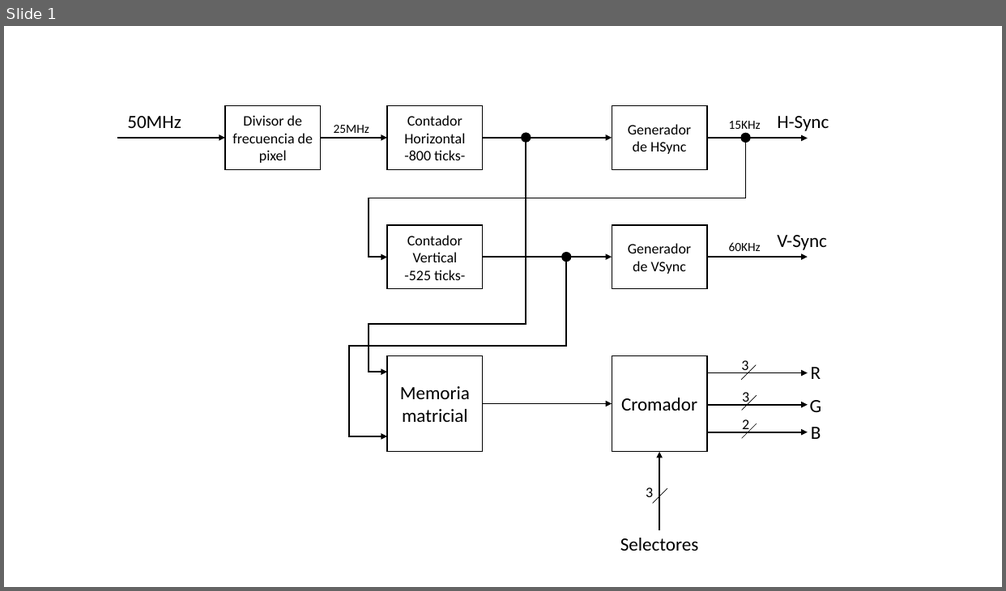
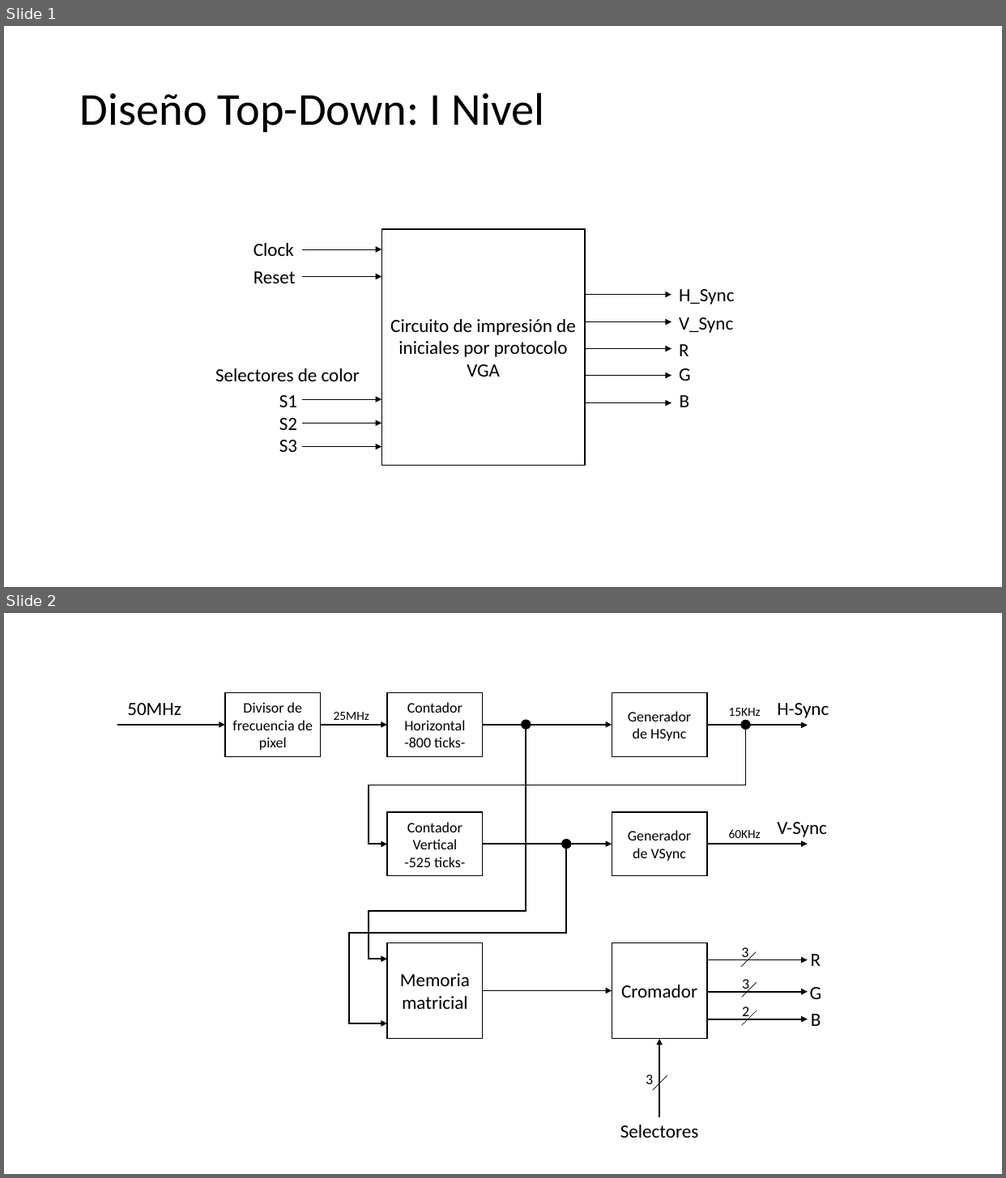
Before and after one commit to luiso1530/DigitalesTEC, a slide deck: Proyecto 1/Diseño/Bosquejo de bloques.pptx. Shown one above the other, each under a label of ours: slide 1 before the commit, slides 1 and 2 after it. The pictures are 1006x591 and 1006x1178 pixels, drawn with LibreOffice and Linux fonts; fonts in the diff are those of the drawing. Boxes give left, top, right and bottom in pixels: in the first picture for what was removed or moved away, otherwise in the second. Text is boxed around its words. In the diff, an @@ line names an element or a change of style, - is before the commit and + after.

Commit message:
Actualización del nivel I

```diff
--- a/Proyecto 1/Diseño/Bosquejo de bloques.pptx
+++ b/Proyecto 1/Diseño/Bosquejo de bloques.pptx
@@ slide 1 added at box(4, 26, 1002, 587), background #FFFFFF @@
@@ title added at box(80, 92, 544, 132), 44 pt, text #000000 @@
+Diseño Top-Down: I Nivel
@@ text added at box(253, 243, 294, 256), 18 pt, text #000000 @@
+Clock
@@ rectangle added at box(382, 241, 401, 259), fill #5B9BD5, outline #43739E 1 pt @@
@@ rectangle added at box(382, 229, 586, 466), fill #FFFFFF, outline #000000 1 pt, 18 pt, text #000000 @@
+Circuito de impresión de iniciales por protocolo VGA
@@ arrow added from (302, 250) to (382, 250), #000000 0.5 pt @@
@@ rectangle added at box(382, 268, 401, 287), fill #5B9BD5, outline #43739E 1 pt @@
@@ text added at box(253, 271, 296, 284), 18 pt, text #000000 @@
+Reset
@@ arrow added from (302, 277) to (382, 277), #000000 0.5 pt @@
@@ rectangle added at box(566, 286, 585, 305), fill #5B9BD5, outline #43739E 1 pt @@
@@ text added at box(679, 289, 735, 305), 18 pt, text #000000 @@
+H_Sync
@@ rectangle added at box(566, 314, 585, 332), fill #5B9BD5, outline #43739E 1 pt @@
@@ arrow added from (585, 295) to (671, 295), #000000 0.5 pt @@
@@ rectangle added at box(566, 339, 585, 358), fill #5B9BD5, outline #43739E 1 pt @@
@@ arrow added from (585, 322) to (671, 322), #000000 0.5 pt @@
@@ text added at box(679, 318, 733, 333), 18 pt, text #000000 @@
+V_Sync
@@ arrow added from (585, 348) to (671, 348), #000000 0.5 pt @@
@@ text added at box(679, 344, 689, 356), 18 pt, text #000000 @@
+R
@@ text added at box(215, 369, 360, 382), 18 pt, text #000000 @@
+Selectores de color
@@ rectangle added at box(566, 367, 585, 386), fill #5B9BD5, outline #43739E 1 pt @@
@@ arrow added from (585, 376) to (671, 376), #000000 0.5 pt @@
@@ text added at box(679, 369, 691, 381), 18 pt, text #000000 @@
+G
@@ text added at box(279, 395, 297, 452), 18 pt, text #000000 @@
+S1
+S2
+S3
@@ arrow added from (302, 399) to (382, 399), #000000 0.5 pt @@
@@ rectangle added at box(382, 391, 401, 410), fill #5B9BD5, outline #43739E 1 pt @@
@@ rectangle added at box(566, 395, 585, 413), fill #5B9BD5, outline #43739E 1 pt @@
@@ arrow added from (585, 403) to (671, 403), #000000 0.5 pt @@
@@ text added at box(680, 395, 690, 408), 18 pt, text #000000 @@
+B
@@ arrow added from (302, 424) to (382, 424), #000000 0.5 pt @@
@@ rectangle added at box(382, 415, 401, 433), fill #5B9BD5, outline #43739E 1 pt @@
@@ rectangle added at box(382, 438, 401, 457), fill #5B9BD5, outline #43739E 1 pt @@
@@ arrow added from (302, 446) to (382, 446), #000000 0.5 pt @@
@@ what was slide 1 is now slide 2 @@
```
